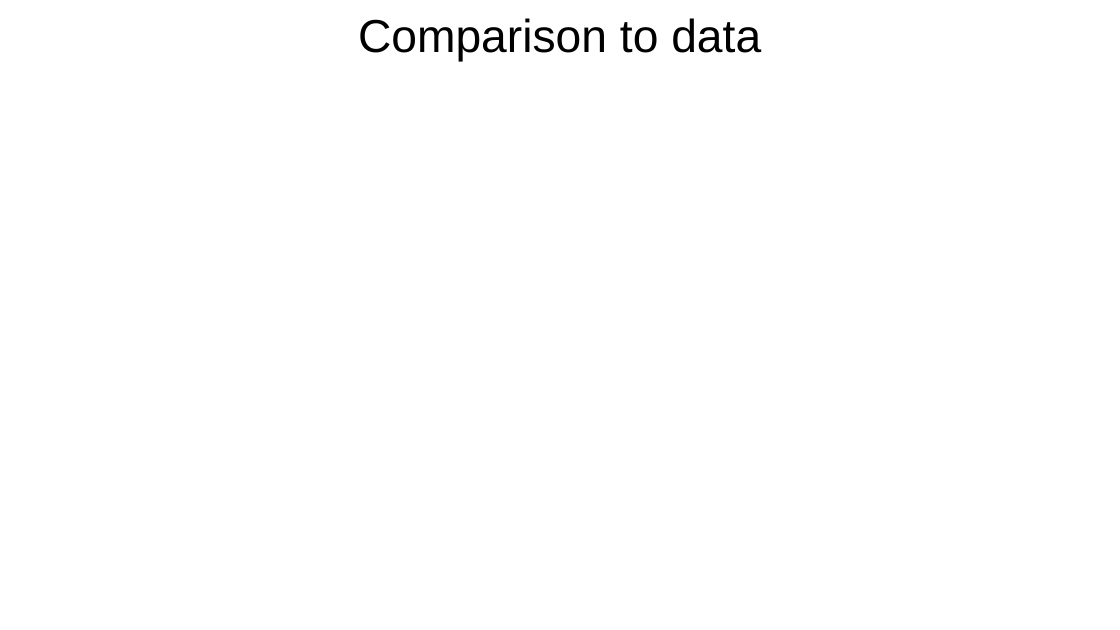
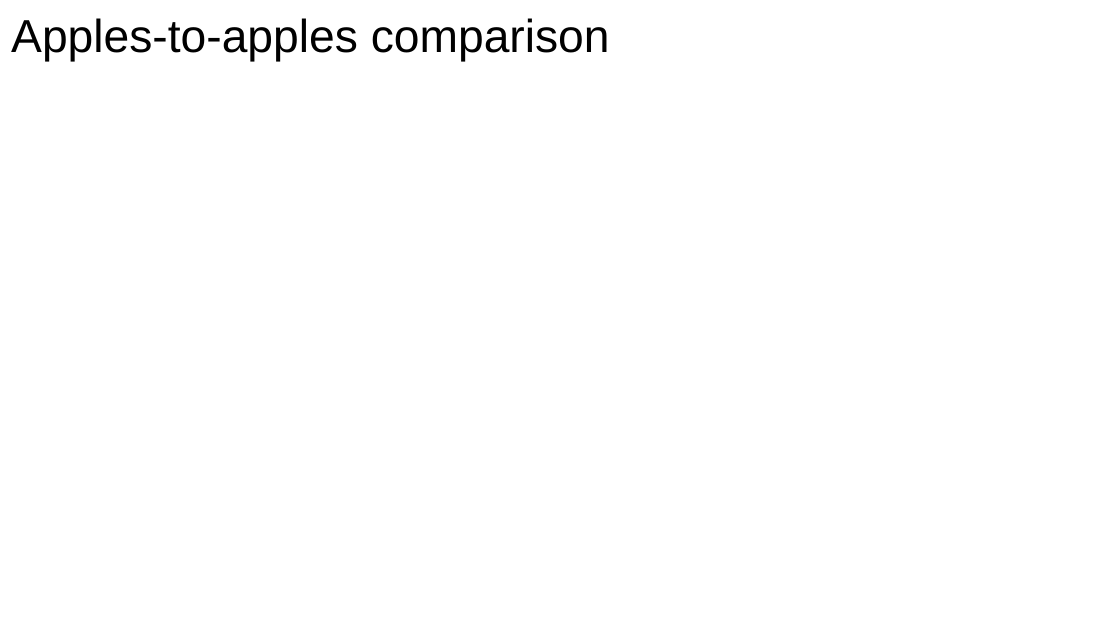
Before and after one commit to langcog/standard-model-2, a slide deck: slide 44 of outputs/slides/standard_model_pptx.pptx (slide 19 before the commit). Drawn at 1120x630 pixels with LibreOffice and Linux fonts; fonts in the diff are those of the drawing; grey boxes stand for pictures. Boxes give left, top, right and bottom in pixels: in the first picture for what was removed or moved away, otherwise in the second. Text is boxed around its words. In the diff, an @@ line names an element or a change of style, - is before the commit and + after.

```diff
--- a/outputs/slides/standard_model_pptx.pptx
+++ b/outputs/slides/standard_model_pptx.pptx
@@ title at (x1=11, y1=18, x2=610, y2=61): text changed @@
-Comparison to data
+Apples-to-apples comparison
```
Also in this commit, not shown: 29 other slides changed, 24 slides added, 11 slides removed, 3 other files.
